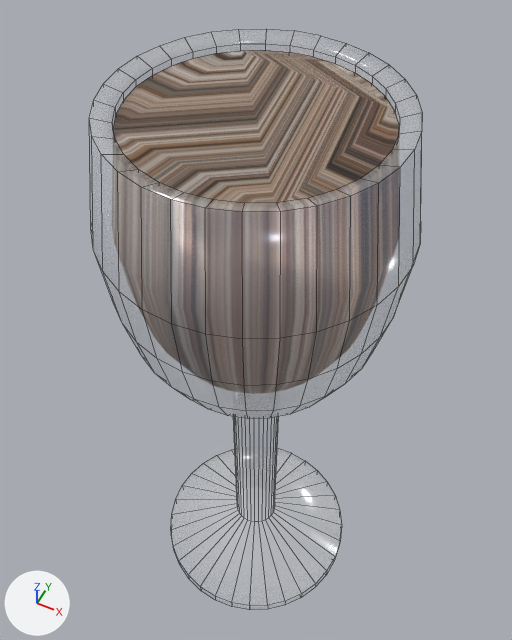
One commit to the OBJ model public/copa/cup.obj: the scene before it, then after it.
Camera for both pictures: a camera (50 mm lens) standing at (0.447, -0.895, 2.099) and looking at (-0.05, 0.099, 0.858). Arrows for +X, +Y and +Z are at lower left; the lights stay in place. Mesh edges are drawn as thin lines. Where no turn or scale is listed for an object, it has been applied to the vertices. Vertices at the same position are counted once.

Before the edit, the objects in view are built like this:
```python
me_cylinder = bpy.data.meshes.new('Cylinder')
me_cylinder.from_pydata(...)  # 480 vertices, 450 faces; spans x -0.296..0.296, y -0.296..0.296, z 0.03..1.487
me_cylinder.materials.append(mat_material_014)  # picture img_glass_png
me_cylinder_001 = bpy.data.meshes.new('Cylinder.001')
me_cylinder_001.from_pydata(...)  # 224 vertices, 193 faces; spans x -0.257..0.258, y -0.26..0.256, z 0.906..1.465
me_cylinder_001.materials.append(mat_material_015)  # picture img_wood_grain_jpg
ob_cylinder = bpy.data.objects.new('Cylinder', me_cylinder)
ob_cylinder.location = (0.0, 0.0, 0.0)
ob_cylinder_001 = bpy.data.objects.new('Cylinder.001', me_cylinder_001)
ob_cylinder_001.location = (0.0, 0.0, 0.0)
```
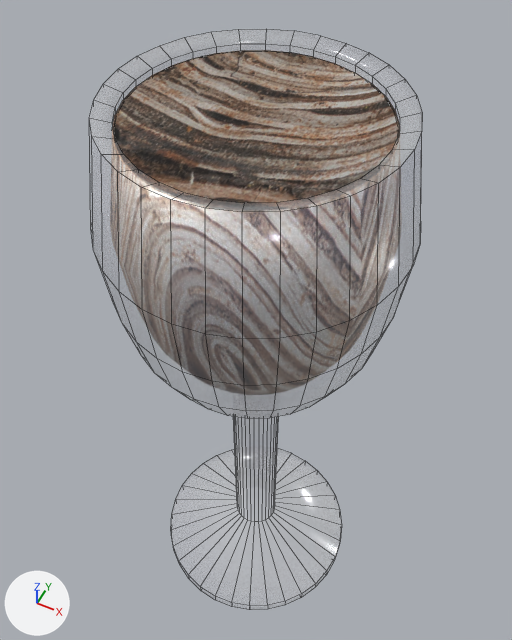
Commit message: copa de vidrio2

What differs and where, as boxes (x1, y1, x2, y2) in the pictures (512 x 640 px):
part 1 of me_cylinder_001, added
    after: (113, 88, 399, 135)
part 2 of me_cylinder_001, surface changed
    both: (113, 50, 399, 203)

The change, as a list of edits to the scene's bpy script:
```text
Change me_cylinder_001:
    used by ob_cylinder_001; location = (0.0, 0.0, 0.0)
    remove me_cylinder_001.from_pydata(...)  # 224 vertices, 193 faces; spans x -0.257..0.258, y -0.26..0.256, z 0.906..1.465
    add me_cylinder_001.from_pydata(...)  # 480 vertices, 420 faces; spans x -0.26..0.261, y -0.263..0.258, z 0.903..1.465
    me_cylinder_001 part 1: a new loose piece of 256 vertices spanning x -0.26..0.261, y -0.263..0.258, z 0.903..1.463, in mat_material_015 (picture img_wood_grain_jpg)
    me_cylinder_001 part 2: 193 kept faces spanning x -0.257..0.258, y -0.26..0.256, z 0.906..1.465 get new texture (UV) coordinates
```
